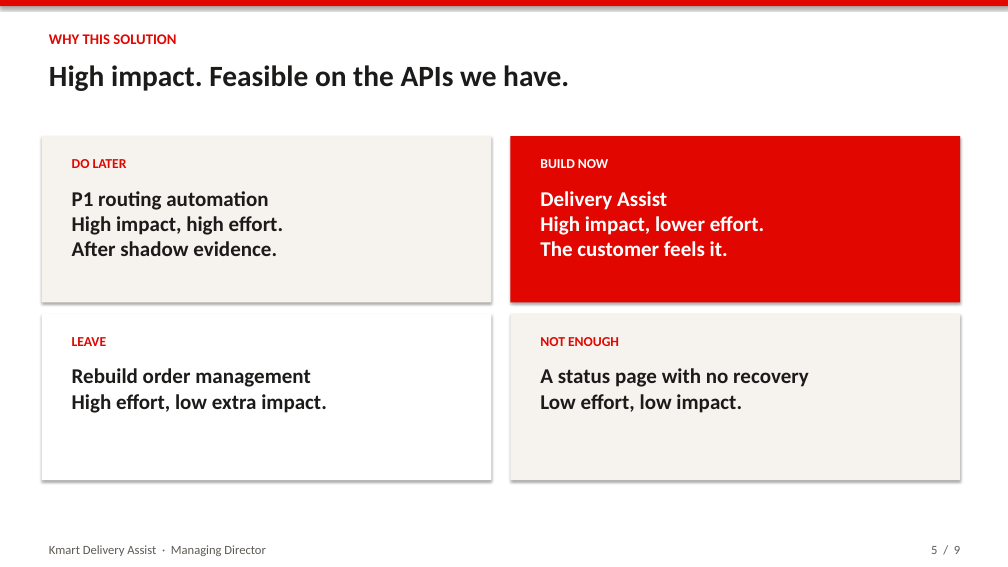
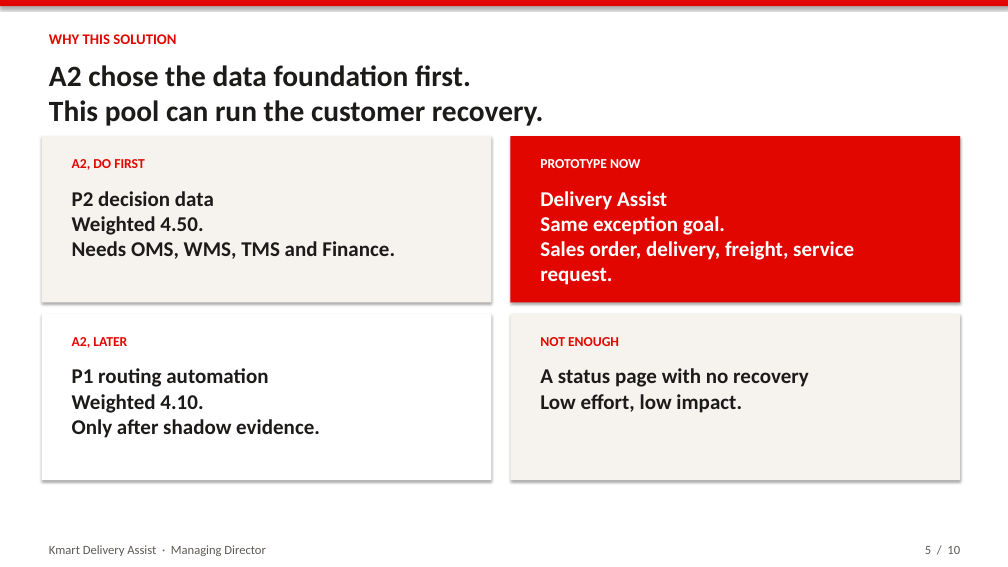
Before and after one commit to Dingchen-Yuan/A3, a slide deck: slide 5 of pitch/Kmart-Delivery-Assist-Lab12.pptx. Drawn at 1008x567 pixels with LibreOffice and Linux fonts; fonts in the diff are those of the drawing. Boxes give left, top, right and bottom in pixels: in the first picture for what was removed or moved away, otherwise in the second. Text is boxed around its words. In the diff, an @@ line names an element or a change of style, - is before the commit and + after.

```diff
--- a/pitch/Kmart-Delivery-Assist-Lab12.pptx
+++ b/pitch/Kmart-Delivery-Assist-Lab12.pptx
@@ text at (49, 65, 544, 126): text changed @@
-High impact. Feasible on the APIs we have.
+A2 chose the data foundation first.
+This pool can run the customer recovery.
@@ text at (72, 159, 145, 170): text changed @@
-DO LATER
+A2, DO FIRST
@@ text at (540, 159, 640, 168): text changed @@
-BUILD NOW
+PROTOTYPE NOW
@@ text at (72, 191, 395, 259): text changed @@
-P1 routing automation
-High impact, high effort.
-After shadow evidence.
+P2 decision data
+Weighted 4.50.
+Needs OMS, WMS, TMS and Finance.
@@ text at (540, 191, 854, 285): text changed @@
-Delivery Assist
-High impact, lower effort.
-The customer feels it.
+Delivery Assist
+Same exception goal.
+Sales order, delivery, freight, service request.
@@ text at (72, 337, 127, 348): text changed @@
-LEAVE
+A2, LATER
@@ text at (72, 368, 320, 438): text changed @@
-Rebuild order management
-High effort, low extra impact.
+P1 routing automation
+Weighted 4.10.
+Only after shadow evidence.
@@ text at (925, 546, 960, 554): text changed @@
-5 / 9
+5 / 10
```
Also in this commit, not shown: 5 other slides changed, 1 slide added, 8 other files.
